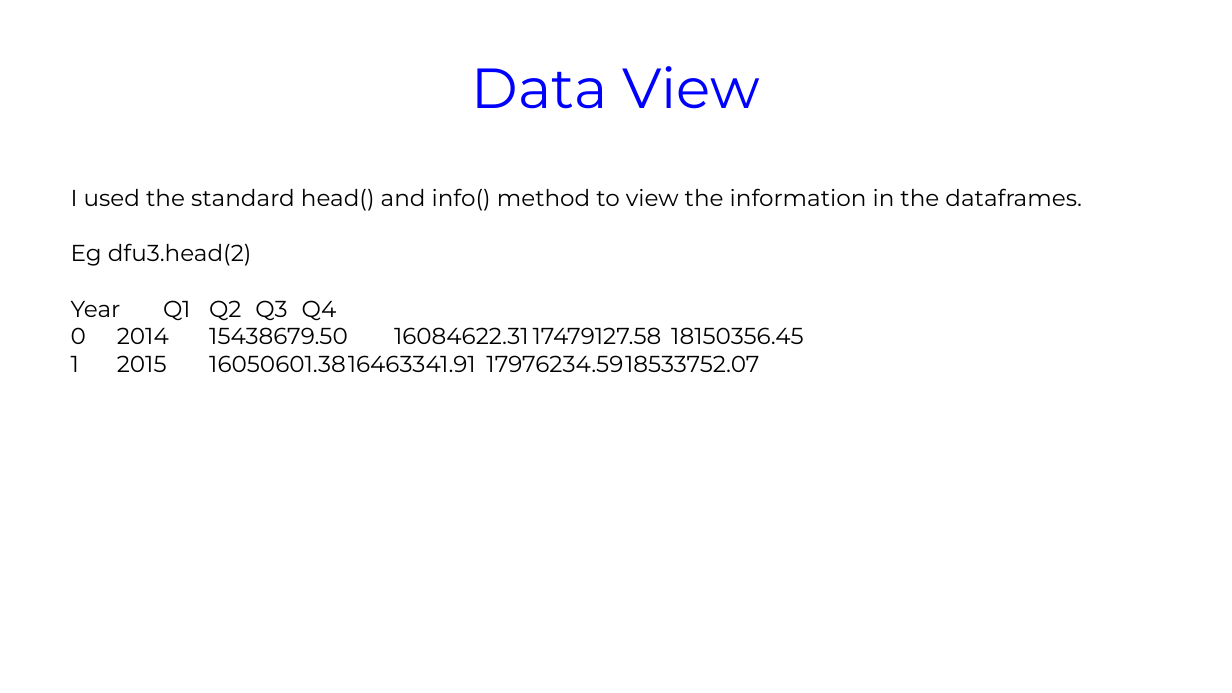
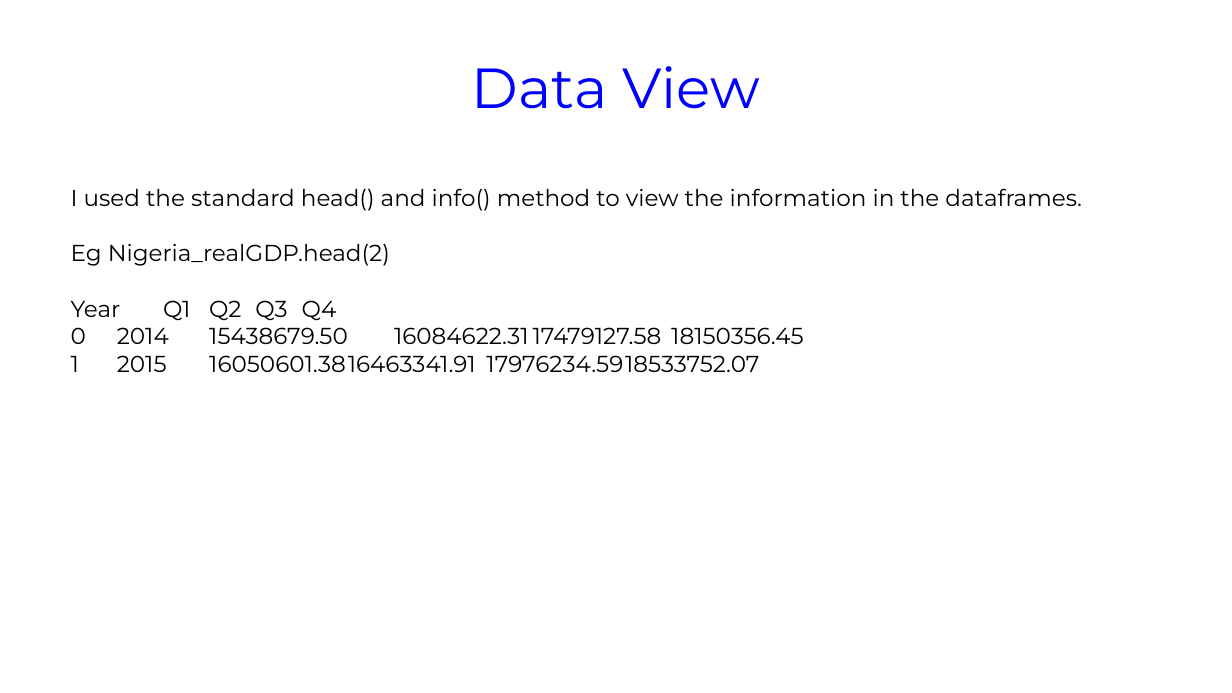
Before and after one commit to iroanya/Nigeria-COVID-19-Data-Analysis-Using-Python, a slide deck: slide 3 of Ustacky Capstone Project for Data Science Micro Degree.pptx. Drawn at 1232x693 pixels with LibreOffice and Linux fonts; fonts in the diff are those of the drawing. Boxes give left, top, right and bottom in pixels: in the first picture for what was removed or moved away, otherwise in the second. Text is boxed around its words. In the diff, an @@ line names an element or a change of style, - is before the commit and + after.

```diff
--- a/Ustacky Capstone Project for Data Science Micro Degree.pptx
+++ b/Ustacky Capstone Project for Data Science Micro Degree.pptx
@@ text at <box>71,244,390,266</box>: text changed @@
-Eg dfu3.head(2)
+Eg Nigeria_realGDP.head(2)
```
Also in this commit, not shown: 10 other slides changed, 18 slides added, 1 slide removed.
